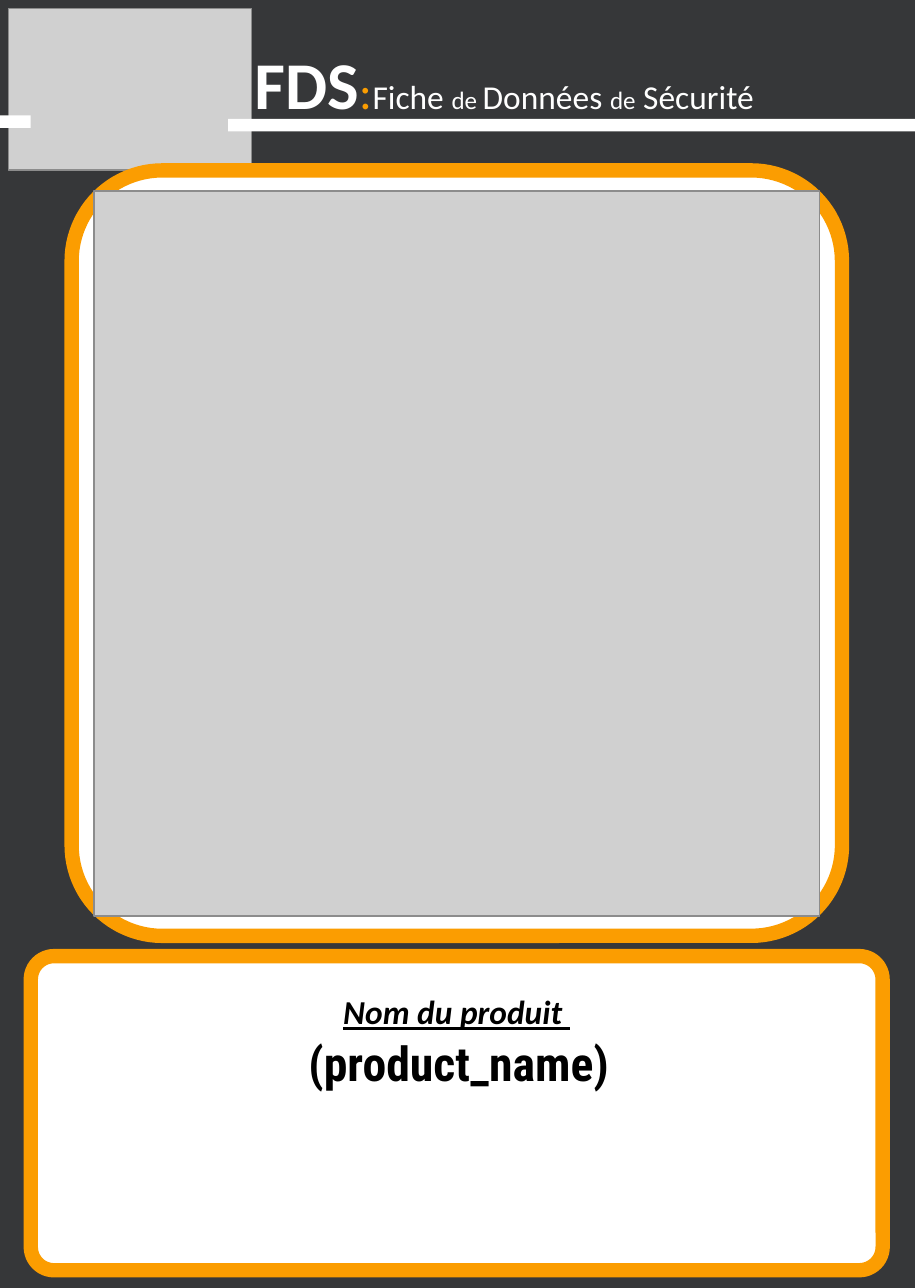
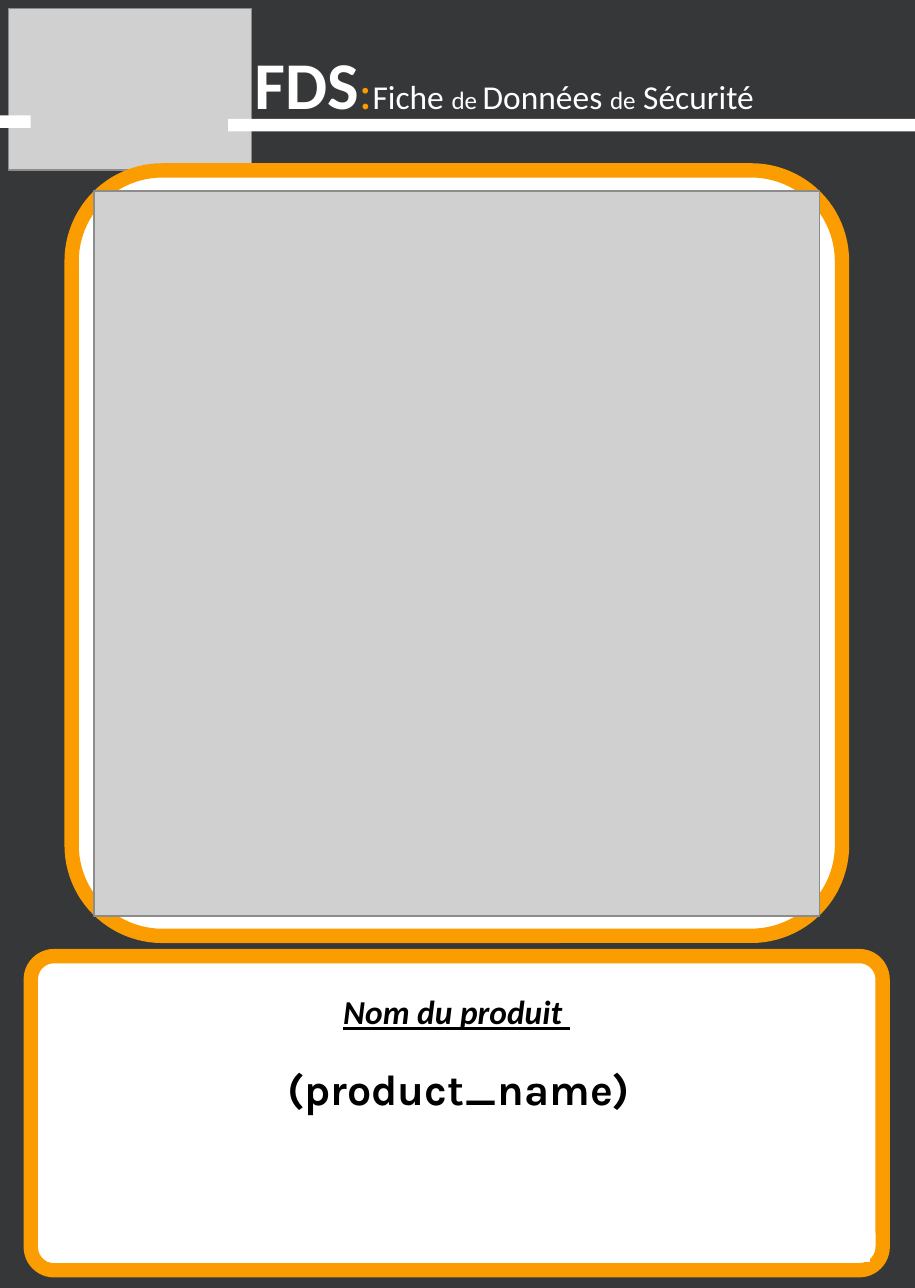
Before and after one commit to HatimRg/My-SGTM-KPI, a slide deck: slide 1 of backend/storage/app/Templates/QR template.pptx. Drawn at 915x1288 pixels with LibreOffice and Linux fonts; fonts in the diff are those of the drawing; grey boxes stand for pictures. Boxes give left, top, right and bottom in pixels: in the first picture for what was removed or moved away, otherwise in the second. Text is boxed around its words. In the diff, an @@ line names an element or a change of style, - is before the commit and + after.

```diff
--- a/backend/storage/app/Templates/QR template.pptx
+++ b/backend/storage/app/Templates/QR template.pptx
@@ text "(product_name)": place and size @@
-text "(product_name)" at (308, 1043, 608, 1092)
+text "(product_name)" at (287, 1073, 630, 1116)
@@ text "(product_name)" at (287, 1073, 630, 1116): size 20 to 18 pt, font Roboto Condensed to Karla @@
```
Also in this commit, not shown: 28 other files.
